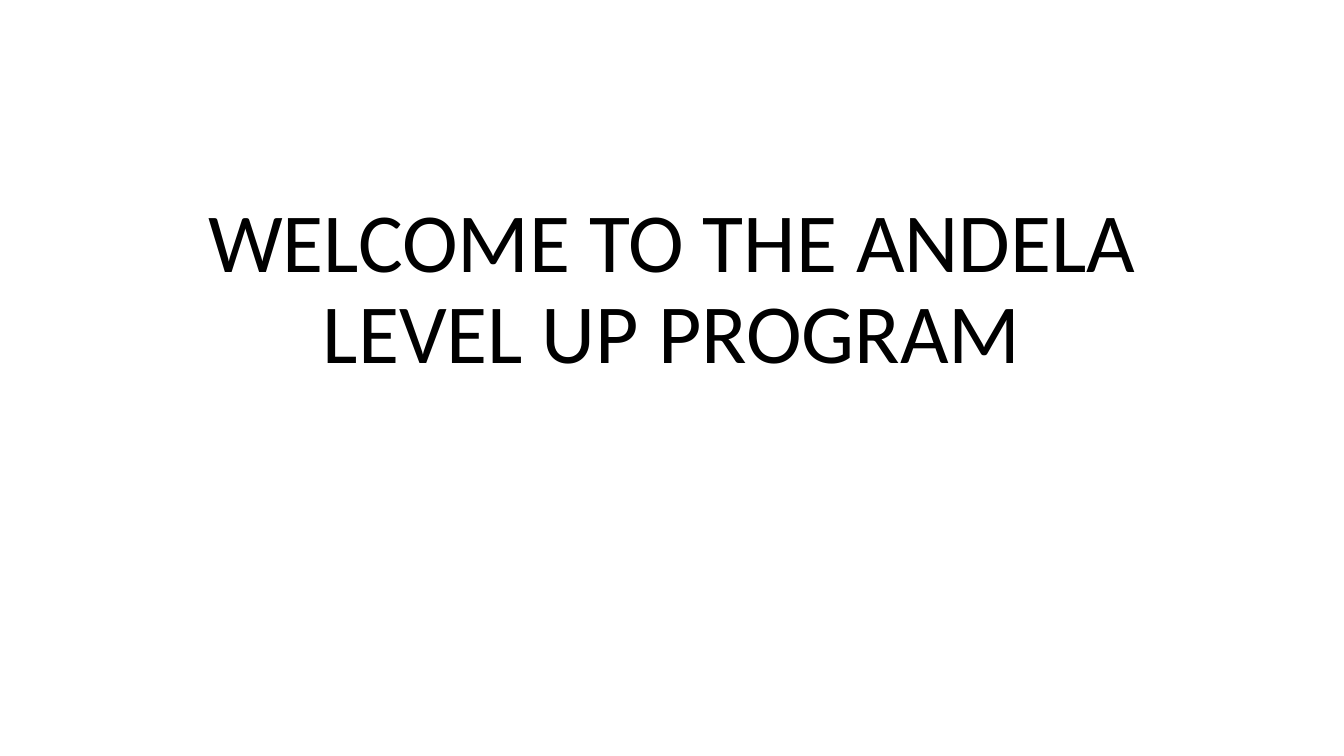
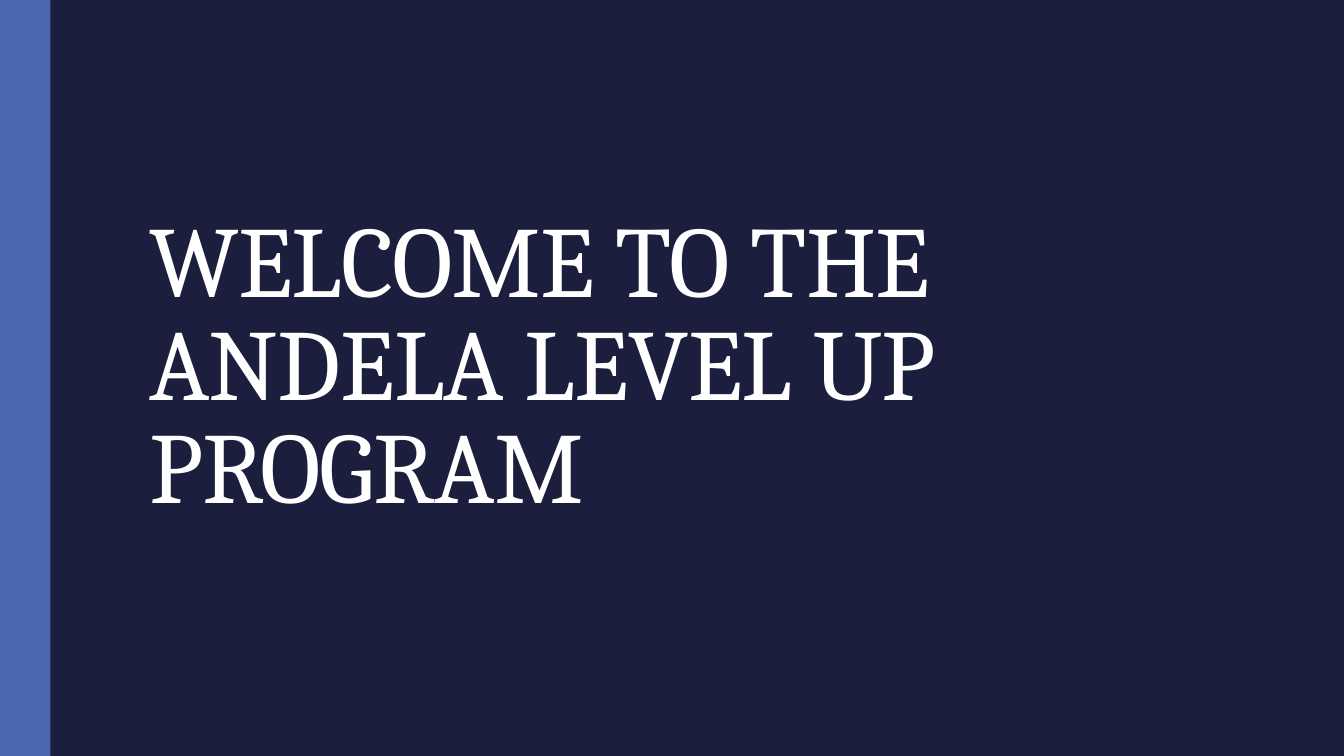
Before and after one commit to lytes20/Andela-LevelUp, a slide deck: slide 1 of Andela LevelUp Introduction.pptx. Drawn at 1344x756 pixels with LibreOffice and Linux fonts; fonts in the diff are those of the drawing. Boxes give left, top, right and bottom in pixels: in the first picture for what was removed or moved away, otherwise in the second. Text is boxed around its words. In the diff, an @@ line names an element or a change of style, - is before the commit and + after.

```diff
--- a/Andela LevelUp Introduction.pptx
+++ b/Andela LevelUp Introduction.pptx
@@ background #FFFFFF to #1B1E3E @@
@@ rectangle added at [0, 0, 50, 756], fill #4A66AC @@
@@ title "WELCOME TO THE ANDELA LEVEL ...": place and size @@
-title "WELCOME TO THE ANDELA LEVEL ..." at [208, 217, 1135, 364]
+title "WELCOME TO THE ANDELA LEVEL ..." at [149, 229, 935, 504]
@@ title "WELCOME TO THE ANDELA LEVEL ..." at [149, 229, 935, 504]: size 60 to 72 pt, font Calibri to Cambria, text colour #000000 to #FFFFFF, letter spacing 0 to -0.5 pt; alignment centre to left; line spacing 0.9 to 0.85 @@
```
Also in this commit, not shown: 3 other slides changed, 4 slides added, 1 slide removed, 6 other files.
